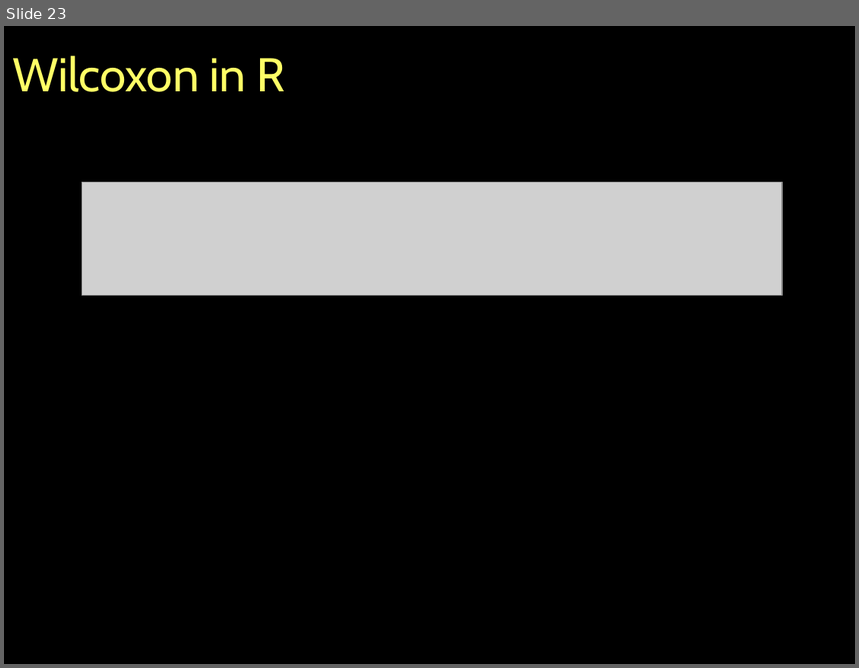
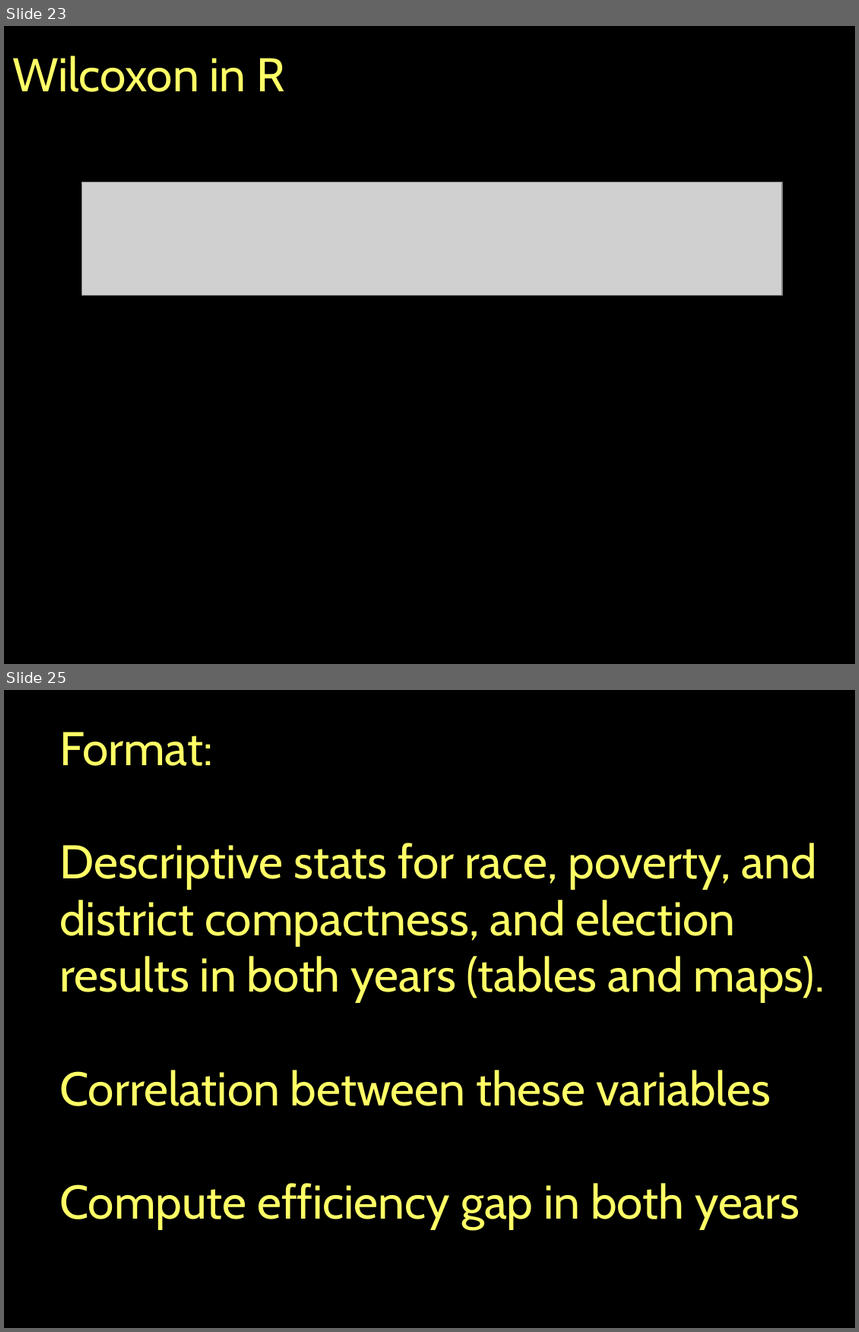
Before and after one commit to jshannon75/geog4300, a slide deck: Slides/Geog4300 Fa17 Lecture 11-2 Wilcoxon Normality.pptx. Shown one above the other, each under a label of ours: slide 23 before the commit, slides 23 and 25 after it; the slides between them are not shown. The pictures are 859x668 and 859x1332 pixels, drawn with LibreOffice and Linux fonts; fonts in the diff are those of the drawing; grey boxes stand for pictures. Boxes give left, top, right and bottom in pixels: in the first picture for what was removed or moved away, otherwise in the second. Text is boxed around its words. In the diff, an @@ line names an element or a change of style, - is before the commit and + after.

```diff
--- a/Slides/Geog4300 Fa17 Lecture 11-2 Wilcoxon Normality.pptx
+++ b/Slides/Geog4300 Fa17 Lecture 11-2 Wilcoxon Normality.pptx
@@ slide 25 added at (4,690,855,1328), background #000000 @@
@@ text added at (60,732,825,1230), 40 pt, text #FFFF66 @@
+Format:
+Descriptive stats for race, poverty, and district compactness, and election results in both years (tables and maps).
+Correlation between these variables
+Compute efficiency gap in both years
```
Also in this commit, not shown: 2 other slides added, 10 other files.
